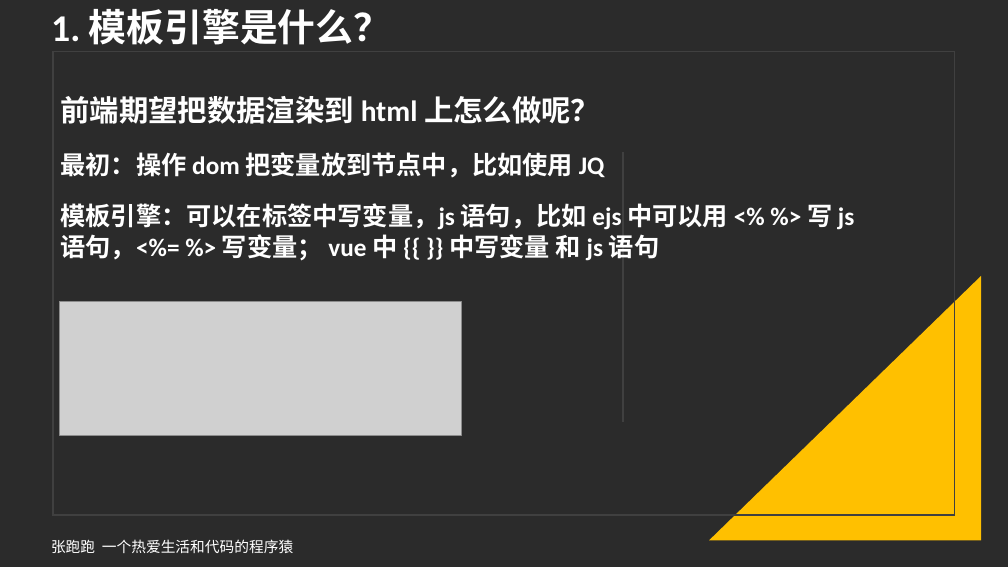
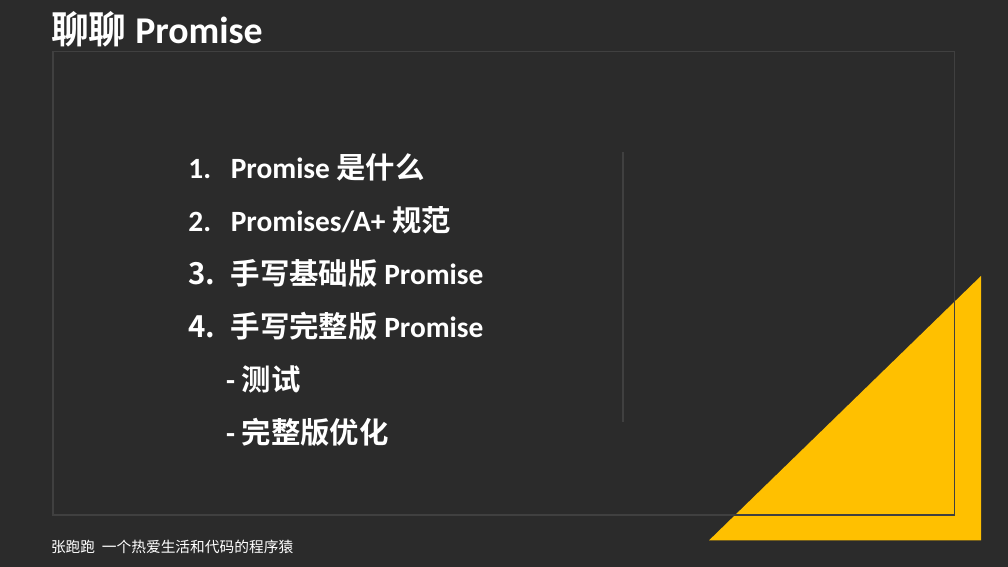
Before and after one commit to zhangpaopao0609/magic-wheel, a slide deck: slide 2 of 01-promise-2021/聊聊 Promise-手写完整的 Promise.pptx. Drawn at 1008x567 pixels with LibreOffice and Linux fonts; fonts in the diff are those of the drawing; grey boxes stand for pictures; background and template pictures are left out; a plain dark background stands for a picture behind light text. Boxes give left, top, right and bottom in pixels: in the first picture for what was removed or moved away, otherwise in the second. Text is boxed around its words. In the diff, an @@ line names an element or a change of style, - is before the commit and + after.

Commit message:
feat: promise ppt

```diff
--- a/01-promise-2021/聊聊 Promise-手写完整的 Promise.pptx
+++ b/01-promise-2021/聊聊 Promise-手写完整的 Promise.pptx
@@ title at (51, 11, 262, 47): text changed @@
-1. 模板引擎是什么？
+聊聊 Promise
@@ text removed at (61, 96, 600, 124) @@
-前端期望把数据渲染到 html 上怎么做呢？
@@ text removed at (61, 152, 605, 178) @@
-最初：操作 dom 把变量放到节点中，比如使用 JQ
@@ text added at (231, 153, 483, 446), 28 pt, text #FFFFFF, bold @@
+1. Promise 是什么
+2. Promises/A+ 规范
+3. 手写基础版 Promise
+4. 手写完整版 Promise
+- 测试
+- 完整版优化
@@ text removed at (61, 203, 854, 261) @@
-模板引擎：可以在标签中写变量，js 语句，比如 ejs 中可以用 <% %> 写 js 语句，<%= %> 写变量； vue 中 {{ }} 中写变量 和 js 语句
@@ picture removed at (60, 302, 461, 436) @@
```
Also in this commit, not shown: 4 other slides changed, 3 slides added, 1 slide removed.
